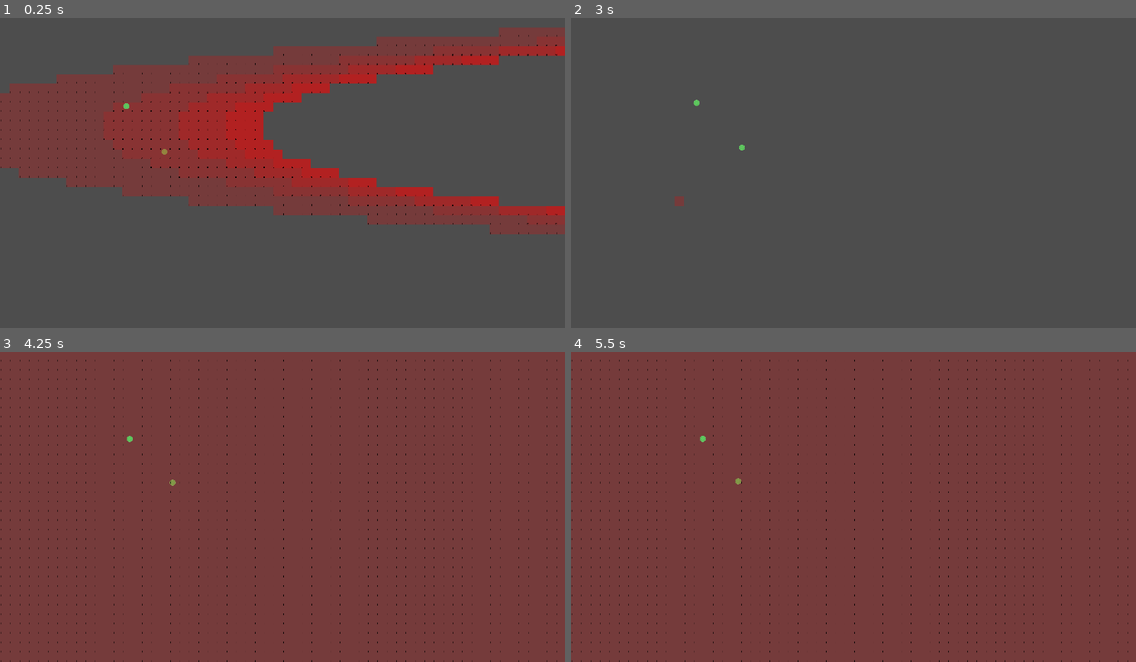
Above: before the commit, frames 1-4 (two rows, left to right).
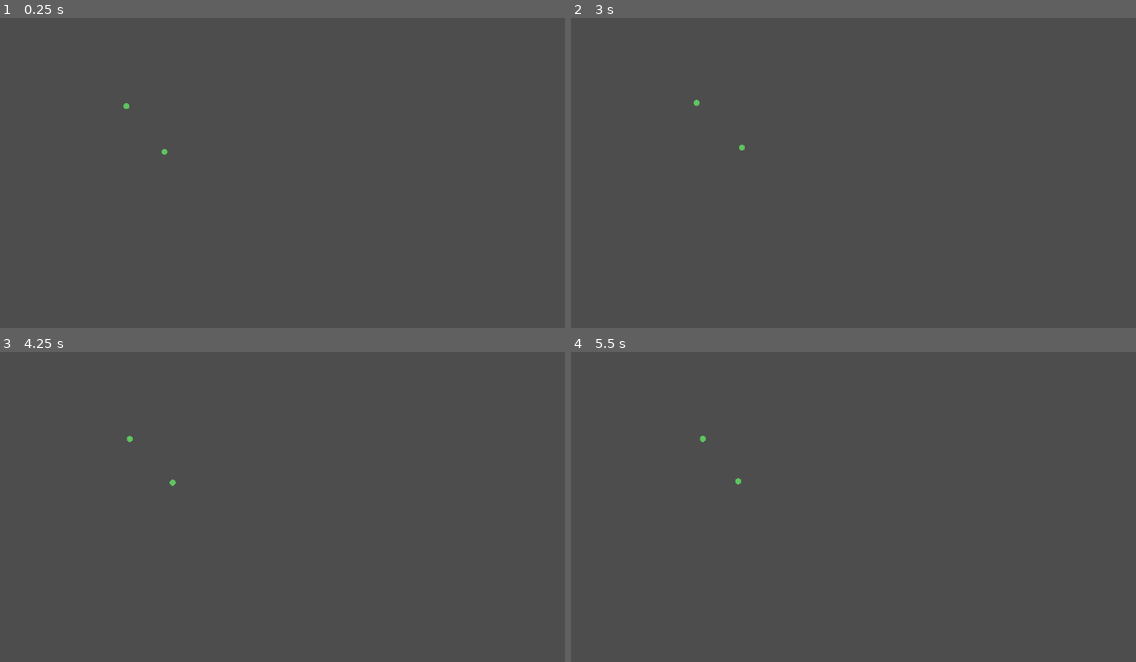
Above: after the commit, the same moments.

Repository: AndiReich/FachpraktikumMultiagentensystem
Game: Godot game, scene res://scenes/test_main_scene.tscn
Same seed, same stepped clock (60 frames per second), same inputs: the game is played once before the commit and once after it.
Inputs:
- Up to frame 1 (0.25 s): no input
- Up to frame 2 (3 s): tap Enter at 1.25 s; tap Space at 2 s
- Up to frame 3 (4.25 s): no input
- Up to frame 4 (5.5 s): tap Enter at 5 s

The runs differ from the first frame. In frame 1, 31% of the frame differs, in the area x 0-100%, y 3-70%; in frame 2, less than 0.1%; in frame 3, 100%, in the area x 0-100%, y 0-100%; in frame 4, 100%.
Error after the commit: Trying to return value of type "Nil" from a function whose return type is "Array". (res://src/model/cellEmenatePatternReader.gd:30)

Commit message:
Fixed matrix utils and added type hints.

Diff:
--- a/src/utils/matrix_utils.gd
+++ b/src/utils/matrix_utils.gd
@@ -1,12 +1,13 @@
 static func multiply_matrix_by_float(m: Array, value: float) -> Array:
 	var dim_x: int = m.size()
 	var dim_y: int = m[0].size()
+	var r = m.duplicate(true)
 	for x in dim_x:
 		for y in dim_y:
-			m[x][y] *= value
-	return m
+			r[x][y] *= value
+	return r
 
-static func transpose_matrix_in_place(m: Array) -> Array:
+static func transpose_matrix_in_place(m: Array):
 	var dim_x: int = m.size()
 	var dim_y: int = m[0].size()
 	assert(dim_x == dim_y)
@@ -15,7 +16,6 @@
 			var v = m[x][y]
 			m[x][y] = m[y][x]
 			m[y][x] = v
-	return m
 
 static func add_matrix(m: Array, n: Array) -> Array:
 	var dim_x: int = m.size()
@@ -42,25 +42,25 @@
 
 # verified against the NumPy roll function
 static func roll_matrix(m, shift: int, axis: int) -> Array:
-	var dim_x = m.size()
-	var dim_y = m[0].size()
+	var dim_x: int = m.size()
+	var dim_y: int = m[0].size()
 
 	# Calculate the effective shift value
 	shift = shift % dim_x if axis == 0 else shift % dim_y
 
 	if axis == 0:
 		# roll along the rows (axis 0)
-		var rolled_data = []
+		var rolled_data: Array = []
 		for x in dim_x:
-			var rolled_row = m[(x - shift) % dim_x]
+			var rolled_row: Array = m[(x - shift) % dim_x]
 			rolled_data.append(rolled_row)
 
 		return rolled_data
 	elif axis == 1:
 		# roll along the columns (axis 1)
-		var rolled_data = []
+		var rolled_data: Array = []
 		for x in dim_x:
-			var rolled_row = []
+			var rolled_row: Array = []
 			for y in dim_y:
 				rolled_row.append(m[x][(y - shift) % dim_y])
 			rolled_data.append(rolled_row)
@@ -70,11 +70,14 @@
 		printerr("Unsupported axis value. Please use 0 or 1 for axis.")
 		return []
 
-static func set_matrix_edges_to_float(m: Array, v: float):
+# TODO: This implementation is very inefficient since we iterate over the whole
+# matrix.
+static func set_matrix_edges_to_float(m: Array, v: float) -> Array:
 	var dim_x: int = m.size()
 	var dim_y: int = m[0].size()
+	var r = m.duplicate(true)
 	for x in dim_x:
 		for y in dim_y:
 			if x == 0 or x == dim_x - 1 or y == 0 or y == dim_y - 1:
-				m[x][y] = 0.0
-	return m
+				r[x][y] = 0.0
+	return r
